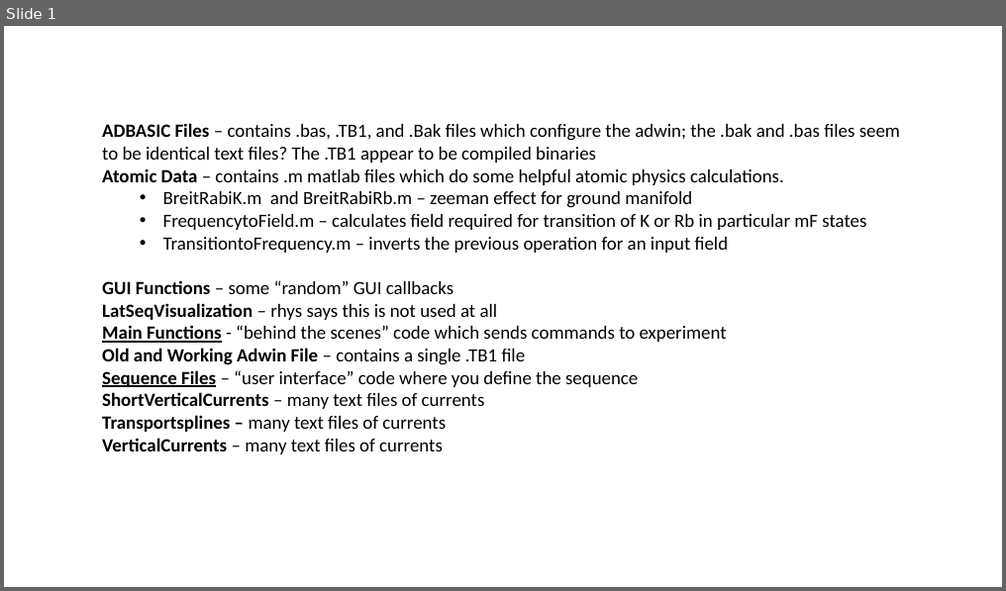
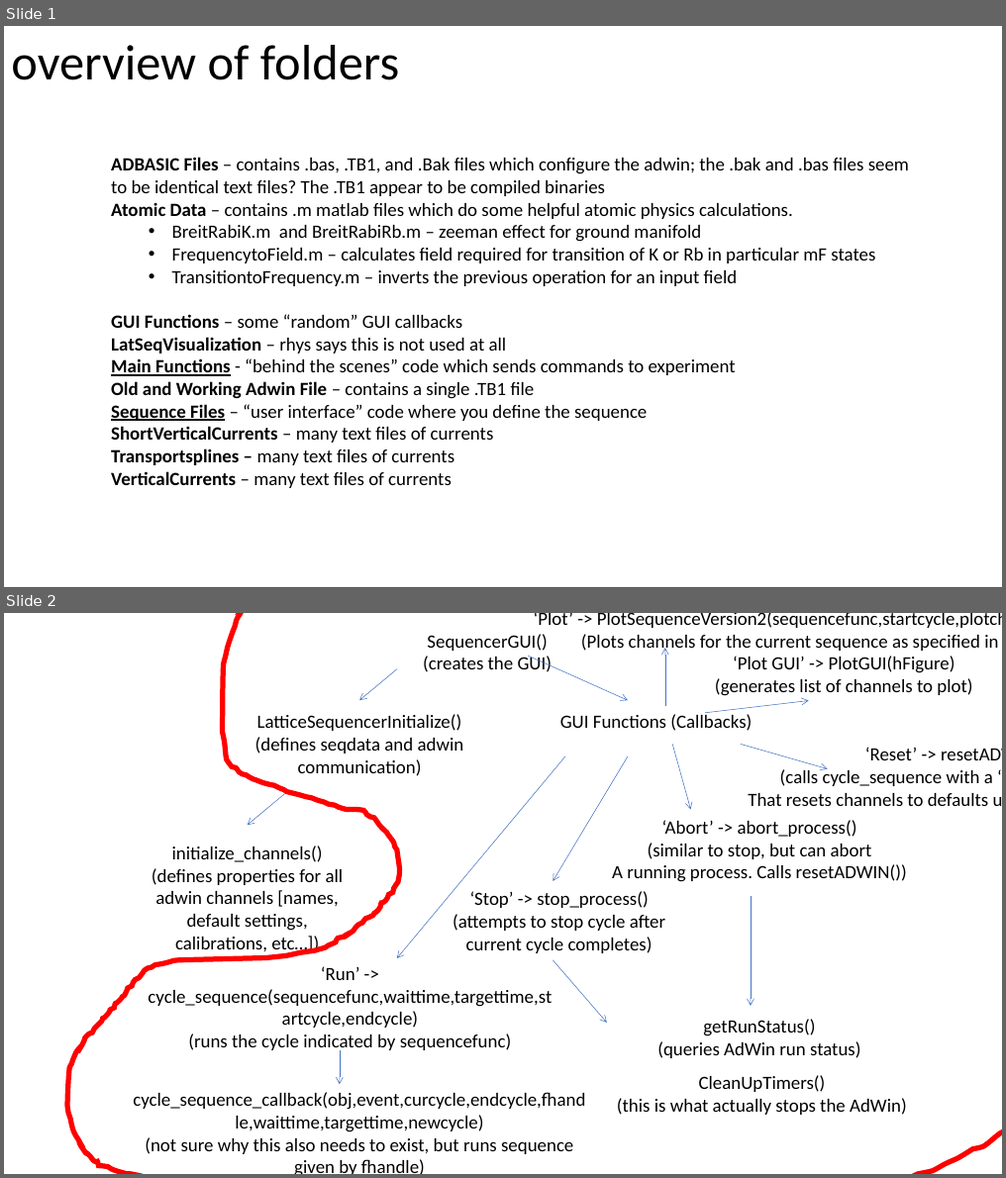
Before and after one commit to thywissen-lab-uoft/Lattice_Sequencer, a slide deck: codesummary_cjf.pptx. Shown one above the other, each under a label of ours: slide 1 before the commit, slides 1 and 2 after it. The pictures are 1006x591 and 1006x1178 pixels, drawn with LibreOffice and Linux fonts; fonts in the diff are those of the drawing. Boxes give left, top, right and bottom in pixels: in the first picture for what was removed or moved away, otherwise in the second. Text is boxed around its words. In the diff, an @@ line names an element or a change of style, - is before the commit and + after.

```diff
--- a/codesummary_cjf.pptx
+++ b/codesummary_cjf.pptx
@@ slide 2 added at (x1=4, y1=613, x2=1002, y2=1174), background #FFFFFF @@
@@ freeform shape added at (x1=67, y1=613, x2=1002, y2=1174), outline #FF0000 5 pt @@
@@ text added at (x1=423, y1=634, x2=551, y2=672), 18 pt, text #000000 @@
+SequencerGUI()
+(creates the GUI)
@@ text added at (x1=534, y1=613, x2=1002, y2=653), 18 pt, text #000000 @@
+‘Plot’ -> PlotSequenceVersion2(sequencefunc,startcycle,plotchannels,plot_times)
+(Plots channels for the current sequence as specified in the Plot GUI)
@@ arrow added from (397, 669) to (359, 700), #4472C4 0.5 pt @@
@@ arrow added from (528, 656) to (628, 700), #4472C4 0.5 pt @@
@@ arrow added from (665, 707) to (665, 648), #4472C4 0.5 pt @@
@@ text added at (x1=715, y1=656, x2=972, y2=696), 18 pt, text #000000 @@
+‘Plot GUI’ -> PlotGUI(hFigure)
+(generates list of channels to plot)
@@ arrow added from (706, 713) to (809, 700), #4472C4 0.5 pt @@
@@ text added at (x1=255, y1=714, x2=464, y2=776), 18 pt, text #000000 @@
+LatticeSequencerInitialize()
+(defines seqdata and adwin communication)
@@ text added at (x1=560, y1=714, x2=751, y2=731), 18 pt, text #000000 @@
+GUI Functions (Callbacks)
@@ arrow added from (565, 757) to (397, 959), #4472C4 0.5 pt @@
@@ arrow added from (628, 757) to (552, 881), #4472C4 0.5 pt @@
@@ arrow added from (672, 744) to (690, 810), #4472C4 0.5 pt @@
@@ arrow added from (741, 744) to (828, 768), #4472C4 0.5 pt @@
@@ text added at (x1=747, y1=747, x2=993, y2=806), 18 pt, text #000000 @@
+‘Reset’ -> resetADWIN()
+(calls cycle_sequence with a ‘reset_sequence’
+That resets channels to defaults using Reset_Channels)
@@ arrow added from (285, 794) to (248, 825), #4472C4 0.5 pt @@
@@ text added at (x1=612, y1=820, x2=907, y2=882), 18 pt, text #000000 @@
+‘Abort’ -> abort_process()
+(similar to stop, but can abort
+A running process. Calls resetADWIN())
@@ text added at (x1=152, y1=846, x2=344, y2=955), 18 pt, text #000000 @@
+initialize_channels()
+(defines properties for all adwin channels [names, default settings, calibrations, etc…])
@@ text added at (x1=452, y1=891, x2=665, y2=954), 18 pt, text #000000 @@
+‘Stop’ -> stop_process()
+(attempts to stop cycle after current cycle completes)
@@ arrow added from (750, 896) to (750, 1006), #4472C4 0.5 pt @@
@@ text added at (x1=148, y1=966, x2=551, y2=1054), 18 pt, text #000000 @@
+‘Run’ -> cycle_sequence(sequencefunc,waittime,targettime,startcycle,endcycle)
+(runs the cycle indicated by sequencefunc)
@@ arrow added from (552, 960) to (607, 1023), #4472C4 0.5 pt @@
@@ text added at (x1=657, y1=1019, x2=861, y2=1059), 18 pt, text #000000 @@
+getRunStatus()
+(queries AdWin run status)
@@ arrow added from (340, 1051) to (340, 1084), #4472C4 0.5 pt @@
@@ text added at (x1=617, y1=1075, x2=907, y2=1115), 18 pt, text #000000 @@
+CleanUpTimers()
+(this is what actually stops the AdWin)
@@ text added at (x1=133, y1=1092, x2=585, y2=1174), 18 pt, text #000000 @@
+cycle_sequence_callback(obj,event,curcycle,endcycle,fhandle,waittime,targettime,newcycle)
+(not sure why this also needs to exist, but runs sequence given by fhandle)
@@ slide 1 changed as well @@
@@ text added at (x1=11, y1=45, x2=399, y2=80), 48 pt, text #000000 @@
+overview of folders
@@ text "ADBASIC Files – contains .bas, ..." moved from (x1=102, y1=123, x2=900, y2=455) to (x1=111, y1=157, x2=909, y2=488) @@
```
Also in this commit, not shown: 1 other slide added, 1 slide removed, 1 other file.
